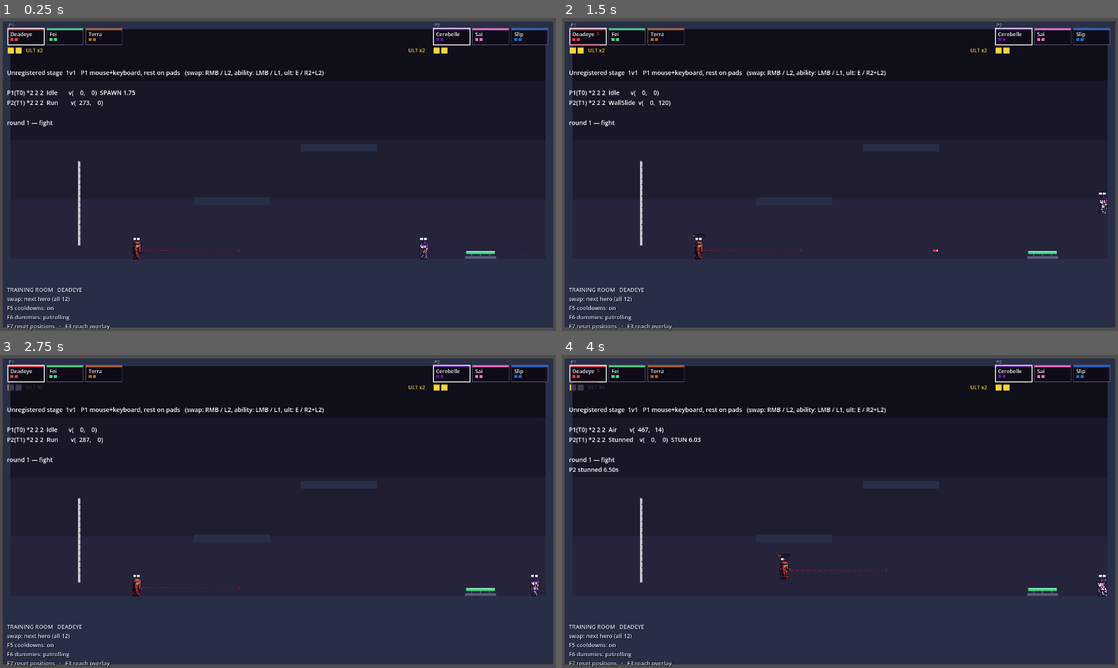
Above: before the commit, frames 1-4 (two rows, left to right).
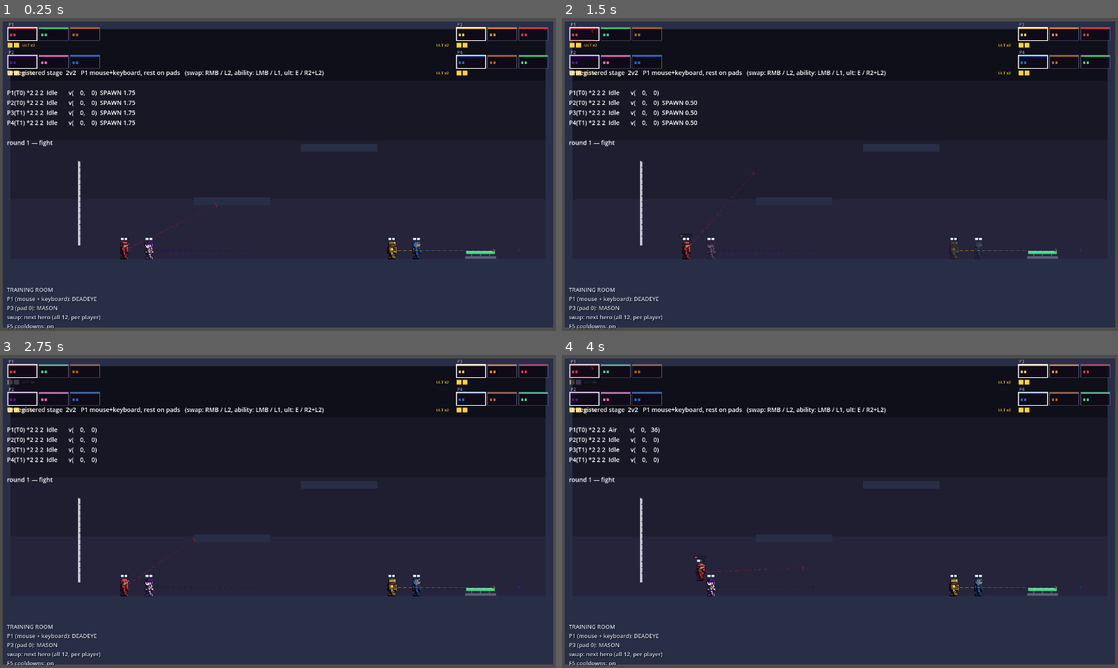
Above: after the commit, the same moments.

Repository: evanli02/stomp-fight-prototype
Game: Godot game, scene res://src/stage/training_room.tscn
Two runs of this game, one before a commit and one after it. Both use one fixed random seed, a clock stepped at 60 frames per second and the inputs below. This scene is started directly instead of the project's main scene.
Inputs (mouse positions are in pixels of both pictures, inside the frame that each line leads up to):
- Up to frame 1 (0.25 s): no input
- Up to frame 2 (1.5 s): tap Enter at 0.5 s; move the mouse to (962, 158) at 0.52 s; hold Right 0.53-1.25 s; tap Keypad Enter at 0.6 s; click (962, 158) at 0.67 s; tap Space (p0_jump) at 0.77 s; drag from (728, 190) to (701, 255) at 1.27 s
- Up to frame 3 (2.75 s): move the mouse to (333, 442) at 2.02 s; hold Left from 2.03 s (still down); tap E at 2.1 s
- Up to frame 4 (4 s): release Left at 2.75 s; drag from (812, 574) to (1101, 580) at 2.77 s; move the mouse to (1006, 558) at 3.52 s; hold Right from 3.53 s (still down); tap Shift at 3.6 s; tap Space (p0_jump) at 3.77 s

The runs differ from the first frame. In frame 1, 3.4% of the frame differs, in the area x 1-99%, y 1-100%; in frame 2, 3.3%; in frame 3, 3.2%; in frame 4, 3.5%.

Commit message:
feat(tools): training room seats two players; dummies stand still
Two people can now tune together: seats 0 (keyboard) and 2 (first pad), which
at 2v2 puts them on OPPOSITE teams so they can stomp each other, each with an
ally dummy beside them so ally-targeted kits (Saint's Cleanse) have somewhere
to land. Both cycle all twelve heroes independently. The room assigns its own
devices, so it no longer cares who joined the lobby.

Swap is intercepted through Player.input_source rather than read in
_physics_process: left alone, Player.try_swap would rotate that seat's
three-hero roster on the same press the room uses to walk all twelve, and both
would fire. Intercepting at the one place the body reads its intent removes
the ordering question entirely.

Dummies default to IDLE - a still target is the baseline for measuring a
hitbox or a range, and anything that moves adds a variable to whatever is
being tuned. F6 still sets them patrolling or hopping.

Co-Authored-By: Claude Fable 5 <noreply@anthropic.com>

Diff:
--- a/src/stage/training_room.gd
+++ b/src/stage/training_room.gd
@@ -27,9 +27,18 @@
 
 const SPAWNS: Array[Vector2] = [Vector2(280, 472), Vector2(840, 472)]
 
+## Two seats are driven by people, two are targets. They alternate so that each
+## player has an ally dummy AND an enemy dummy: at 2v2 seats 0-1 are team 0 and
+## 2-3 are team 1, so this puts the two players on OPPOSITE teams (they can
+## stomp each other) and gives each of them a teammate to test ally-targeted
+## kits on (Saint's Cleanse has nothing to say otherwise).
+const HUMAN_SEATS: Array[int] = [0, 2]
+const DUMMY_SEATS: Array[int] = [1, 3]
+
 ## Every hero, in roster order — the whole point of the room.
 var _all_heroes: Array[StringName] = []
-var _hero_index: int = 0
+## seat -> index into _all_heroes, for the seats a person is driving.
+var _hero_index: Dictionary = {}
 ## seat -> DummyDriver, for the seats this room drives itself.
 var _drivers: Dictionary = {}
 var _hint: Label
@@ -79,13 +88,34 @@
 	add_child(pole)
 
 func _ready() -> void:
+	# Before super(): MatchStage seats itself from the format, and this room is
+	# always two people plus two targets regardless of what the lobby was set
+	# to — which is also what makes booting this scene straight with F6 work.
+	GameManager.team_size = 2
 	super()
 	_all_heroes = GameManager.roster_ids()
-	_hero_index = maxi(_all_heroes.find(MatchState.active_hero(0)), 0)
-	# Every seat but the first is a target.
-	for seat in range(1, players.size()):
+
+	# The second player takes the first pad. Assigned here rather than claimed
+	# in the lobby so the room is self-contained: one keyboard and one
+	# controller is the common bench setup, and seat 2's default binding would
+	# otherwise be the *second* pad.
+	InputConfig.assign_device(HUMAN_SEATS[0], InputConfig.Device.KBM)
+	InputConfig.assign_device(HUMAN_SEATS[1], InputConfig.Device.PAD, 0)
+	for seat: int in HUMAN_SEATS:
+		if seat >= players.size():
+			continue
+		_hero_index[seat] = maxi(_all_heroes.find(MatchState.active_hero(seat)), 0)
+		players[seat].input_source = _human_input(seat)
+
+	for seat: int in DUMMY_SEATS:
+		if seat >= players.size():
+			continue
 		var driver := DummyDriver.new()
-		# Staggered so a row of dummies does not move as one wide block.
+		# Standing still by default: a still target is the baseline for
+		# measuring a hitbox or a range, and anything that moves adds a
+		# variable to whatever is being tuned. F6 sets them walking.
+		driver.mode = DummyDriver.Mode.IDLE
+		# Staggered so that once they DO move they do not travel as one block.
 		driver.phase = float(seat) * 0.7
 		_drivers[seat] = driver
 		players[seat].input_source = driver.poll
@@ -118,15 +148,33 @@
 		return
 	MatchState.restore_lives(player_id, hero_id)
 
+## A human seat's input, with SWAP intercepted. The room owns that button here:
+## left alone, Player.try_swap would rotate the seat's three-hero roster on the
+## same press this uses to walk all twelve, and both would fire.
+##
+## Reusing input_source rather than reading the button in _physics_process is
+## what makes that reliable — the interception happens at the one place the
+## body actually reads its intent, so there is no ordering question about which
+## saw the press first.
+func _human_input(seat: int) -> Callable:
+	return func(body: Player) -> InputFrame:
+		var frame := InputConfig.poll(seat, body)
+		if frame.swap_pressed:
+			frame.swap_pressed = false
+			_cycle_hero(seat)
+		return frame
+
+## Step a seat to the next hero in the FULL roster. equip_hero is the same call
+## a real swap makes, so the hero arrives fully wired; only MatchState's
+## three-hero roster check is being stepped around.
+func _cycle_hero(seat: int) -> void:
+	if seat >= players.size() or players[seat].stun_remaining > 0.0:
+		return
+	_hero_index[seat] = wrapi(int(_hero_index.get(seat, 0)) + 1, 0, _all_heroes.size())
+	players[seat].equip_hero(_all_heroes[_hero_index[seat]])
+
 func _physics_process(delta: float) -> void:
 	super(delta)
-	var frame := InputConfig.poll(0)
-	# Swap cycles ALL twelve rather than the three-hero roster. equip_hero is
-	# the same call a real swap makes, so the hero arrives fully wired; only the
-	# roster check is being stepped around.
-	if frame.swap_pressed and players[0].stun_remaining <= 0.0:
-		_hero_index = wrapi(_hero_index + 1, 0, _all_heroes.size())
-		players[0].equip_hero(_all_heroes[_hero_index])
 	if Input.is_physical_key_pressed(KEY_F5) and not _f5_held:
 		MatchState.unlimited_resources = not MatchState.unlimited_resources
 	_f5_held = Input.is_physical_key_pressed(KEY_F5)
@@ -147,8 +195,17 @@
 	var mode := "?"
 	if not _drivers.is_empty():
 		mode = (_drivers[_drivers.keys()[0]] as DummyDriver).label()
-	_hint.text = "TRAINING ROOM   %s\n" % _all_heroes[_hero_index].to_upper() \
-		+ "swap: next hero (all %d)\n" % _all_heroes.size() \
+	var who := ""
+	for seat: int in HUMAN_SEATS:
+		if seat >= players.size():
+			continue
+		# Numbered by SEAT, not by which of the two humans this is — the HUD and
+		# the debug readout both label these bodies P1 and P3, and a hint that
+		# called them P1 and P2 would be describing different players.
+		who += "P%d (%s): %s\n" % [seat + 1, InputConfig.device_label(seat),
+			String(_all_heroes[int(_hero_index.get(seat, 0))]).to_upper()]
+	_hint.text = "TRAINING ROOM\n" + who \
+		+ "swap: next hero (all %d, per player)\n" % _all_heroes.size() \
 		+ "F5 cooldowns: %s\n" % ("OFF - free" if MatchState.unlimited_resources else "on") \
 		+ "F6 dummies: %s\n" % mode \
 		+ "F7 reset positions   ·   F3 reach overlay"
--- a/src/ui/lobby.gd
+++ b/src/ui/lobby.gd
@@ -119,15 +119,10 @@
 	elif _ready_to_start():
 		_confirm()
 
-## The training room seats one real player and fills the rest with dummies, so
-## it does not care how many devices have joined — but it still needs a seat for
-## whoever is driving. 2v2 gives one ally to test team abilities on (Saint's
-## cleanse has nothing to say in a 1v1) and two enemies to stomp.
+## The training room seats two people and two standing targets, and assigns its
+## own devices (keyboard + first pad), so it does not care who joined the lobby.
 func _start_training() -> void:
 	_done = true
-	GameManager.team_size = 2
-	if not InputConfig.seat_claimed(0):
-		InputConfig.claim_seat(InputConfig.Device.KBM)
 	training_room_requested.emit()
 
 func _seats_needed() -> int:
@@ -163,7 +158,7 @@
 	_draw_tool(font, Vector2(size.x * 0.5 - 250, 232), ROW_BALANCE,
 		"BALANCE SHEET", "every hero's numbers on one page")
 	_draw_tool(font, Vector2(size.x * 0.5 + 50, 232), ROW_TRAINING,
-		"TRAINING ROOM", "any hero, dummies, free cooldowns")
+		"TRAINING ROOM", "2 players, any hero, 2 dummies")
 
 	_draw_seats(font, size)
 
Not shown, changed: handoff.md
